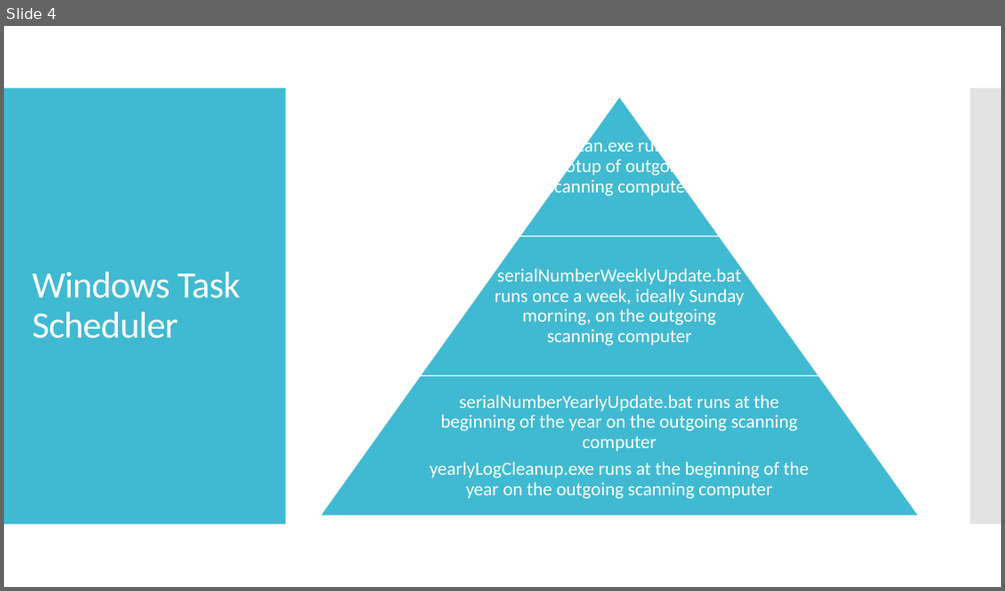
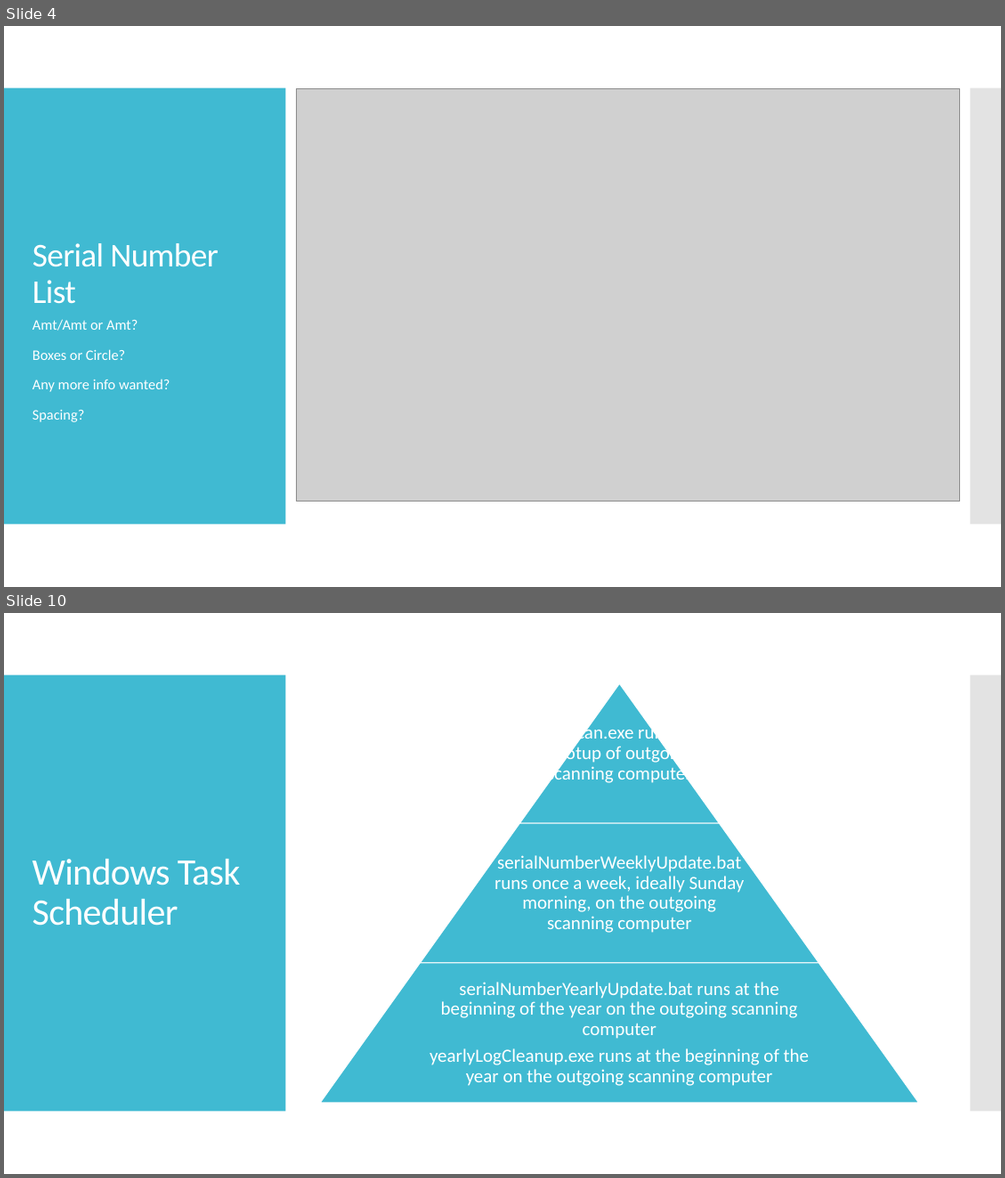
Before and after one commit to pixustechnologies/labelSerialNumberProject, a slide deck: LabelSerialNumberChangeProposal.pptx. Shown one above the other, each under a label of ours: slide 4 before the commit, slides 4 and 10 after it; the slides between them are not shown. The pictures are 1005x591 and 1005x1178 pixels, drawn with LibreOffice and Linux fonts; fonts in the diff are those of the drawing; grey boxes stand for pictures. Boxes give left, top, right and bottom in pixels: in the first picture for what was removed or moved away, otherwise in the second. Text is boxed around its words. In the diff, an @@ line names an element or a change of style, - is before the commit and + after.

Commit message:
MSSQL + SN change Now using MSSQL instead of sqc, as the database is from Microsoft not IBM Serial Number is now being passed through to Crystal Reports Thus the batch file is now being called from c++ to keep track of SN

```diff
--- a/LabelSerialNumberChangeProposal.pptx
+++ b/LabelSerialNumberChangeProposal.pptx
@@ slide 4 added at bbox=[4, 26, 1001, 587], background #FFFFFF; not listed: 2 template elements that a slide beside it also shows @@
@@ picture added at bbox=[296, 89, 959, 501] @@
@@ title added at bbox=[32, 243, 218, 304], 32 pt, text #FFFFFF @@
+Serial Number List
@@ text added at bbox=[32, 319, 170, 422], 14 pt, text #FFFFFF @@
+Amt/Amt or Amt?
+Boxes or Circle?
+Any more info wanted?
+Spacing?
@@ what was slide 4 is now slide 10 @@
```
Also in this commit, not shown: 4 slides changed, 6 other slides added, 5 other files.
